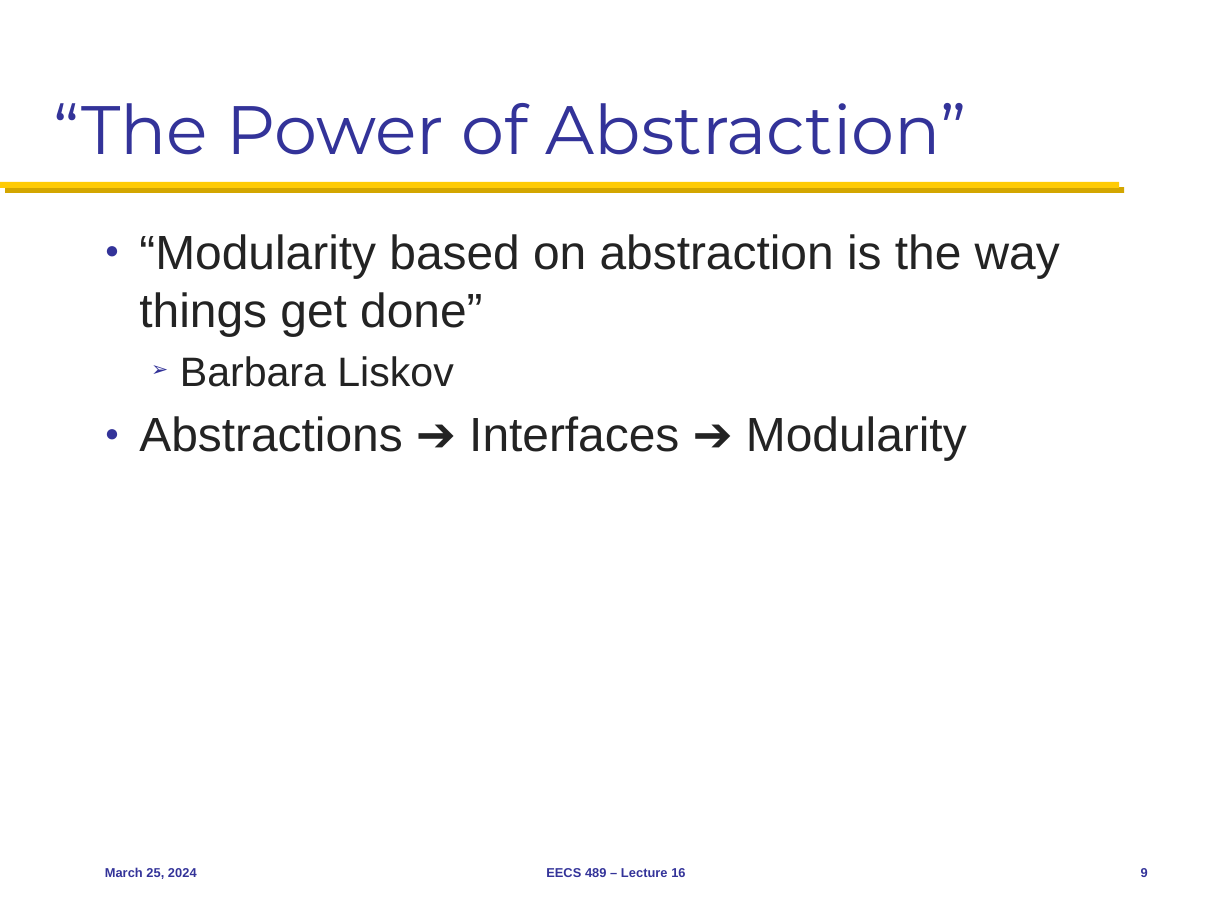
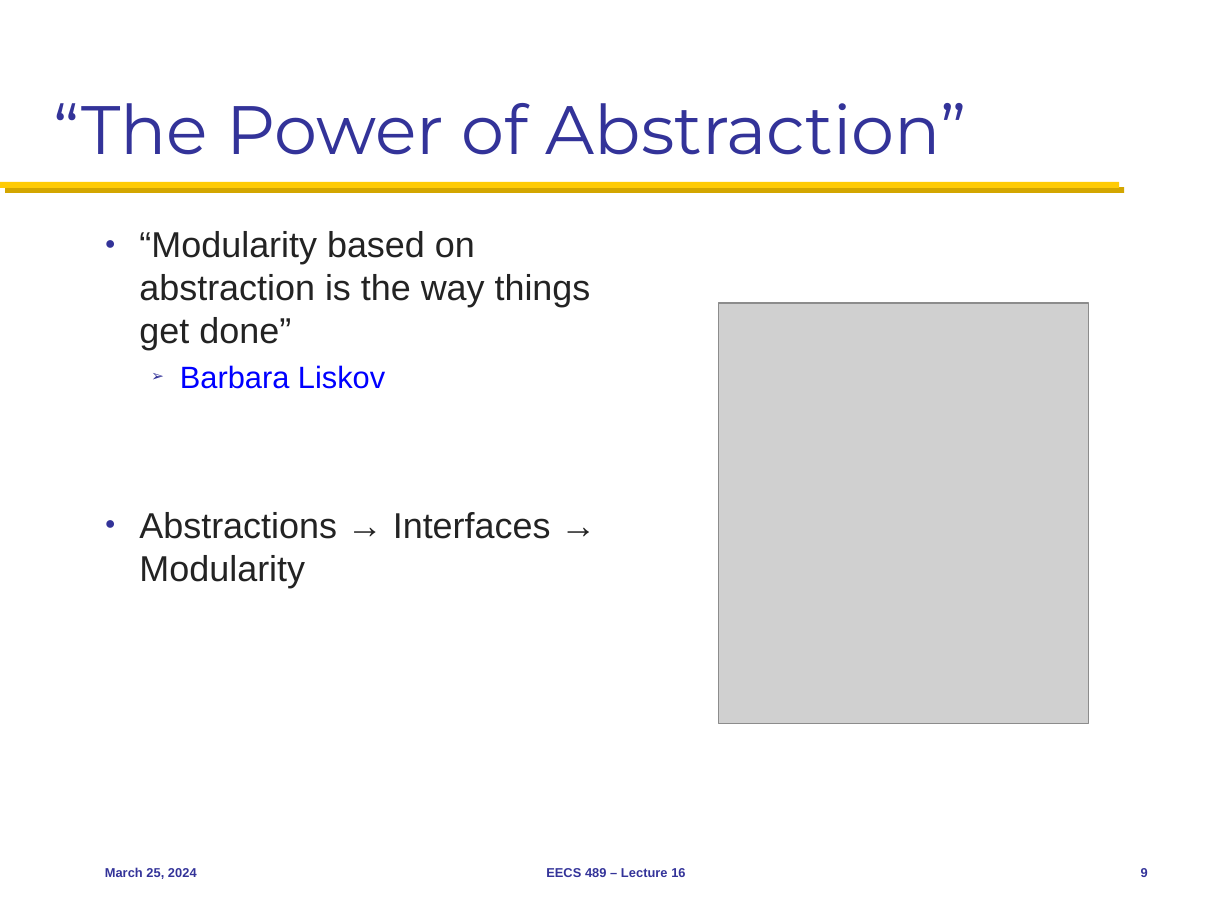
Before and after one commit to mosharaf/eecs489, a slide deck: slide 9 of Slides/032524.pptx. Drawn at 1232x924 pixels with LibreOffice and Linux fonts; fonts in the diff are those of the drawing; grey boxes stand for pictures. Boxes give left, top, right and bottom in pixels: in the first picture for what was removed or moved away, otherwise in the second. Text is boxed around its words. In the diff, an @@ line names an element or a change of style, - is before the commit and + after.

```diff
--- a/Slides/032524.pptx
+++ b/Slides/032524.pptx
@@ text at [139,231,591,389]: size 28 to 21 pt in "“Modularity based on abstraction is the way ..."; size 24 to 18 pt, text colour #232323 to #0000FF in "Barbara Liskov"; less space between paragraphs @@
@@ picture added at [718,303,1088,723] @@
@@ text at [139,512,551,588]: text changed; size 28 to 21 pt @@
-● Abstractions ➔ Interfaces ➔ Modularity
+● Abstractions → Interfaces → Modularity
```
Also in this commit, not shown: 3 other slides changed, 1 slide added, 1 other file.
